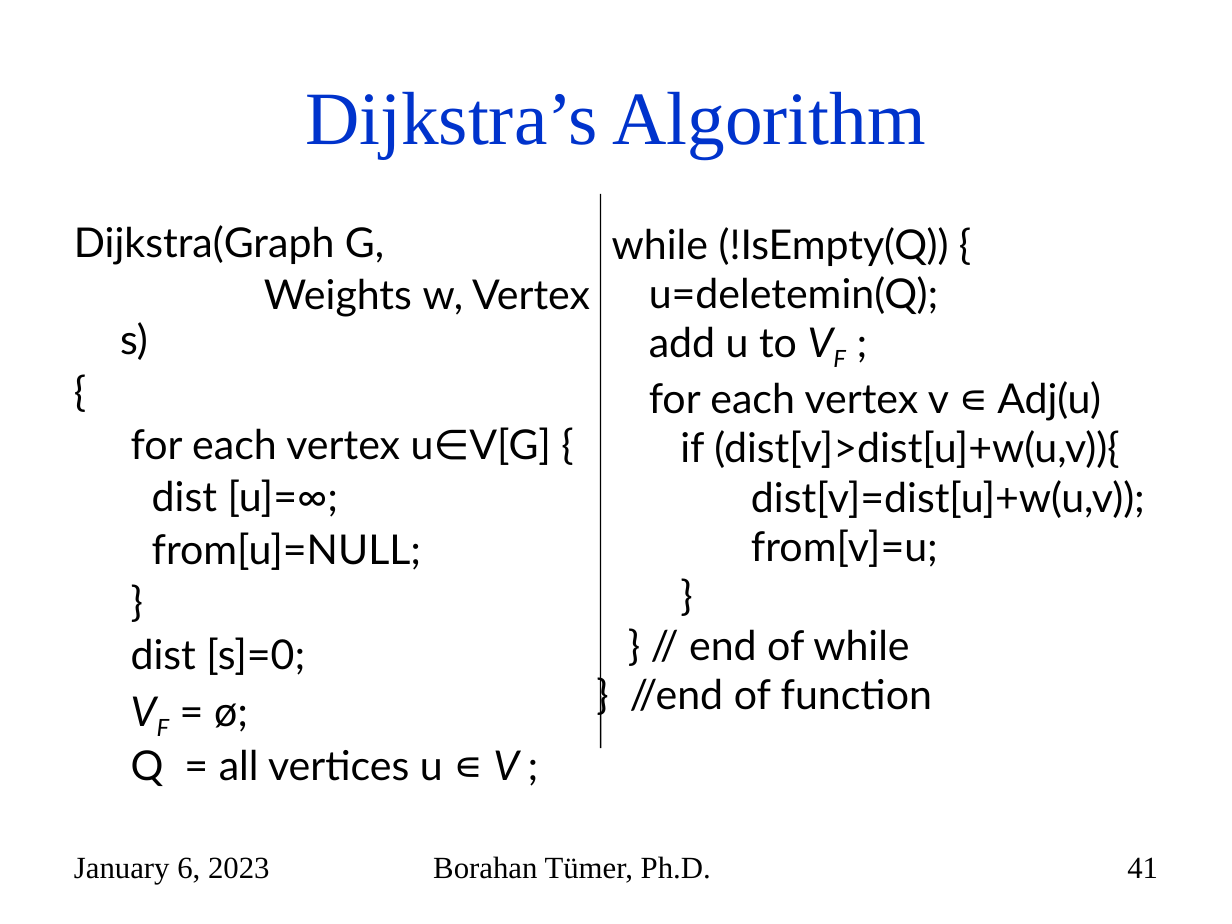
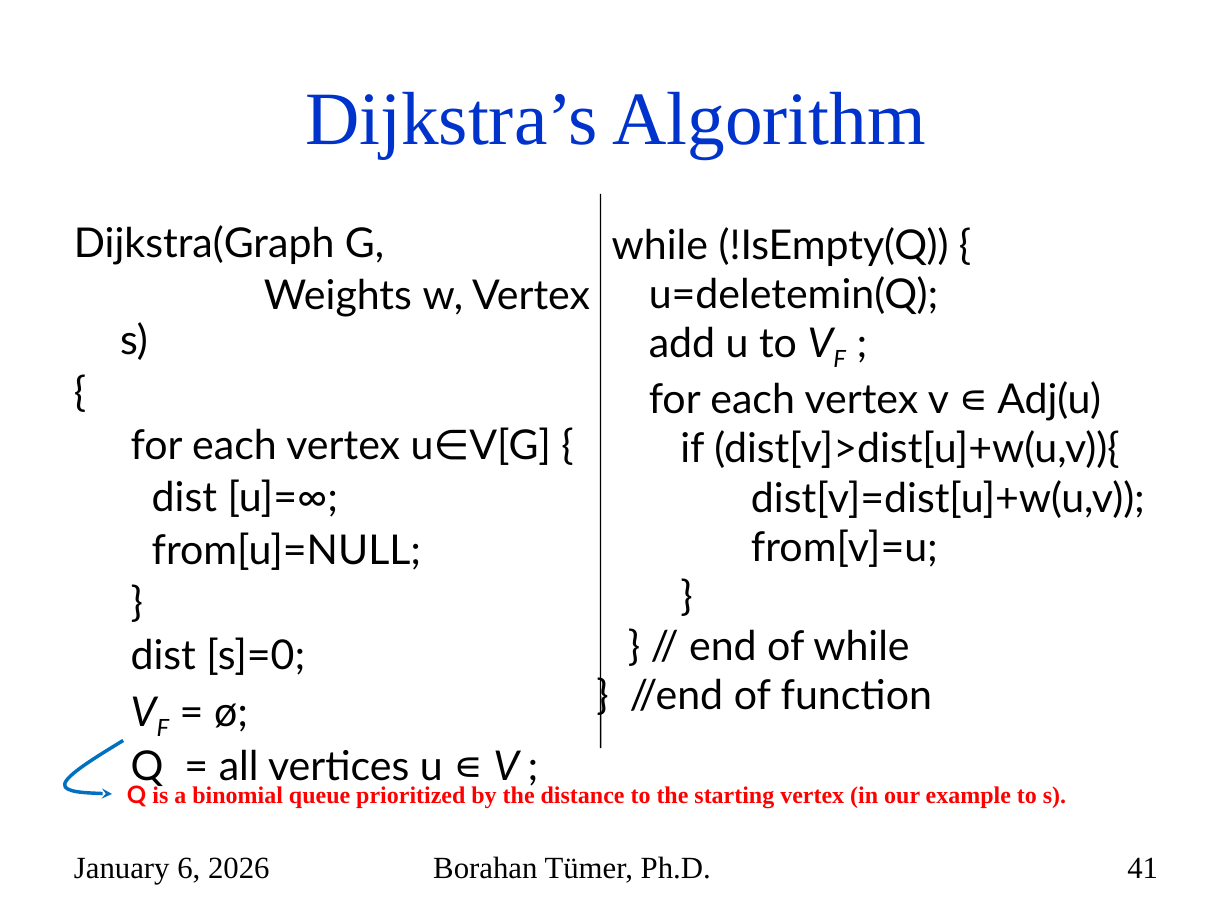
Before and after one commit to mehmetkayacse/cse225, a slide deck: slide 41 of files/Week10.pptx. Drawn at 1232x924 pixels with LibreOffice and Linux fonts; fonts in the diff are those of the drawing. Boxes give left, top, right and bottom in pixels: in the first picture for what was removed or moved away, otherwise in the second. Text is boxed around its words. In the diff, an @@ line names an element or a change of style, - is before the commit and + after.

```diff
--- a/files/Week10.pptx
+++ b/files/Week10.pptx
@@ freeform shape added at <box>64,740,123,793</box>, outline #0070C0 2 pt @@
@@ text added at <box>127,784,1066,809</box>, 14 pt, text #FF0000, bold @@
+Q is a binomial queue prioritized by the distance to the starting vertex (in our example to s).
@@ text at <box>74,857,270,884</box>: text changed @@
-January 6, 2023
+January 6, 2026
```
Also in this commit, not shown: 69 other slides changed, 4 other files.
